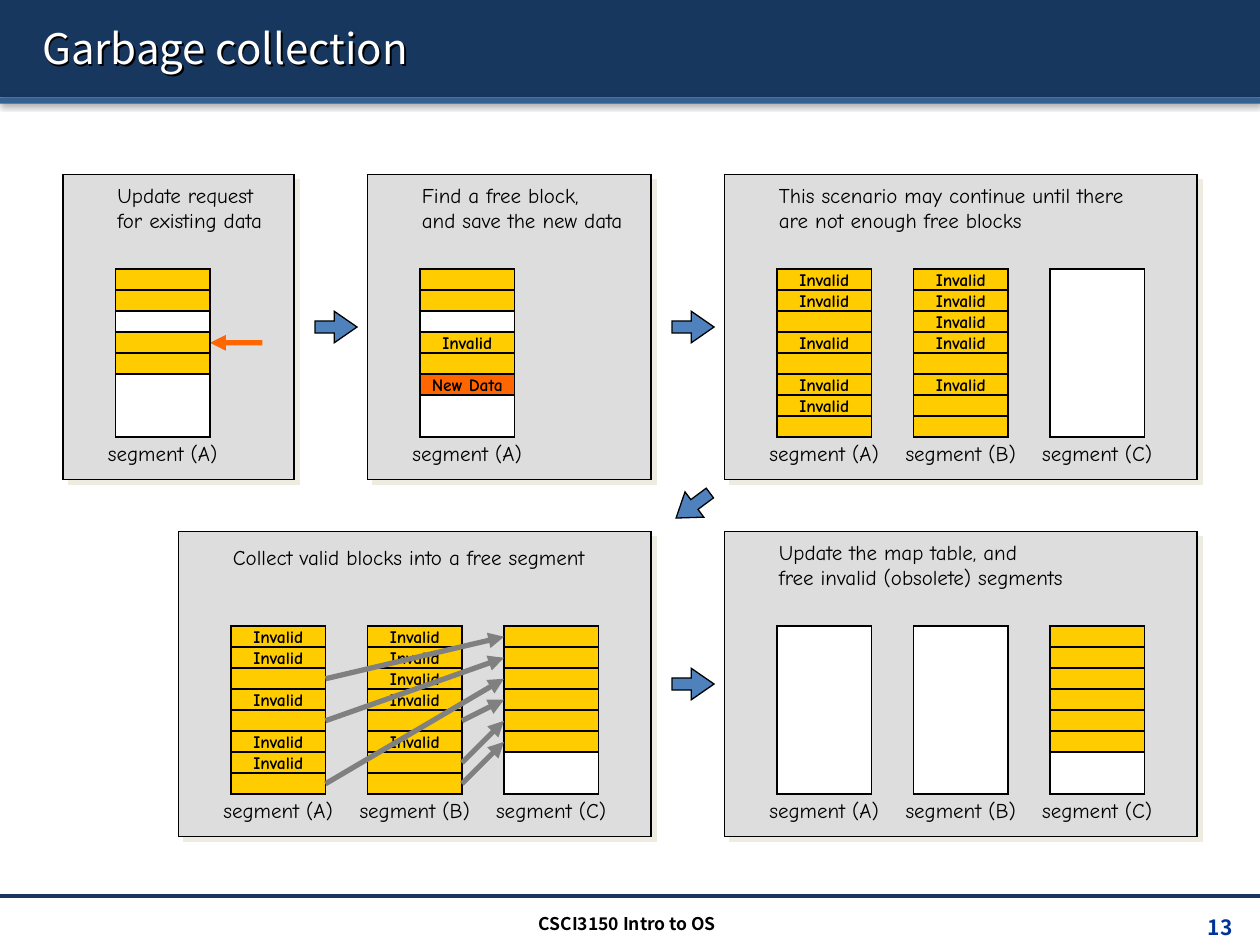
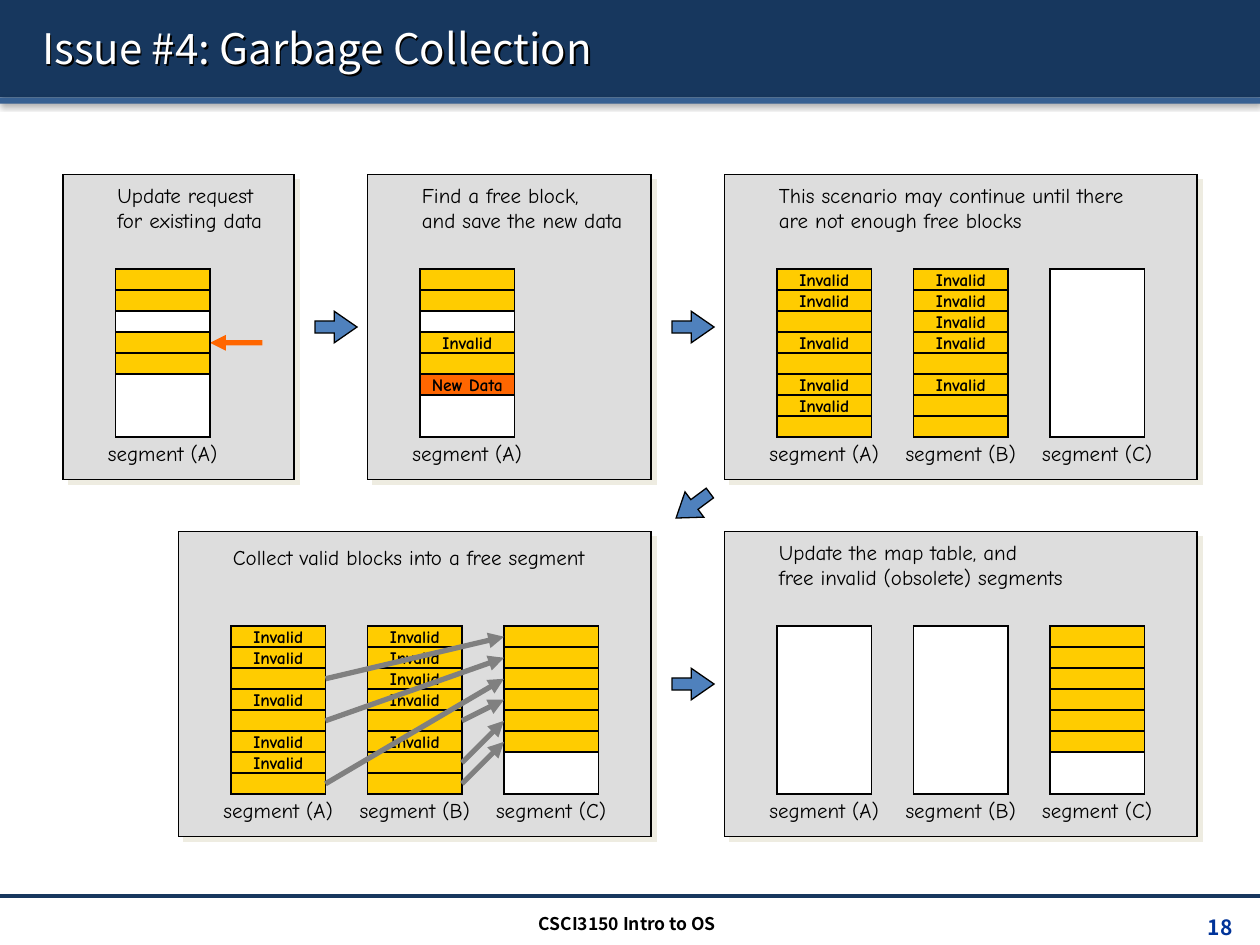
Before and after one commit to henryhxu/CSCI3150, a slide deck: slide 18 of lecture/lec15_lfs.pptx (slide 13 before the commit). Drawn at 1260x945 pixels with LibreOffice and Linux fonts; fonts in the diff are those of the drawing. Boxes give left, top, right and bottom in pixels: in the first picture for what was removed or moved away, otherwise in the second. Text is boxed around its words. In the diff, an @@ line names an element or a change of style, - is before the commit and + after.

```diff
--- a/lecture/lec15_lfs.pptx
+++ b/lecture/lec15_lfs.pptx
@@ title at [42,30,592,75]: text changed @@
-Garbage collection
+Issue #4: Garbage Collection
@@ page number at [1208,919,1233,936]: text changed @@
-13
+18
```
Also in this commit, not shown: 13 other slides changed, 6 slides added.
